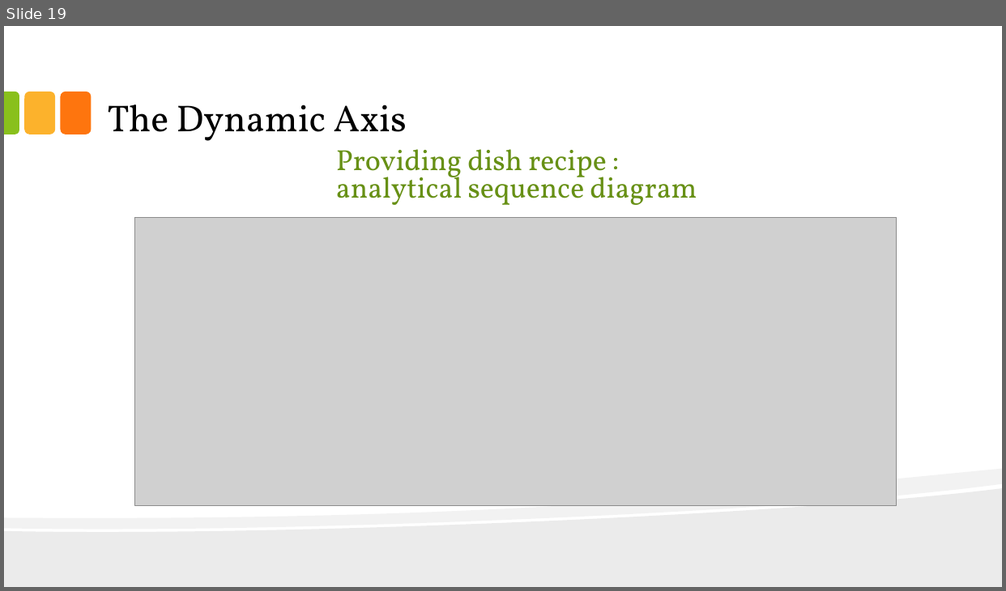
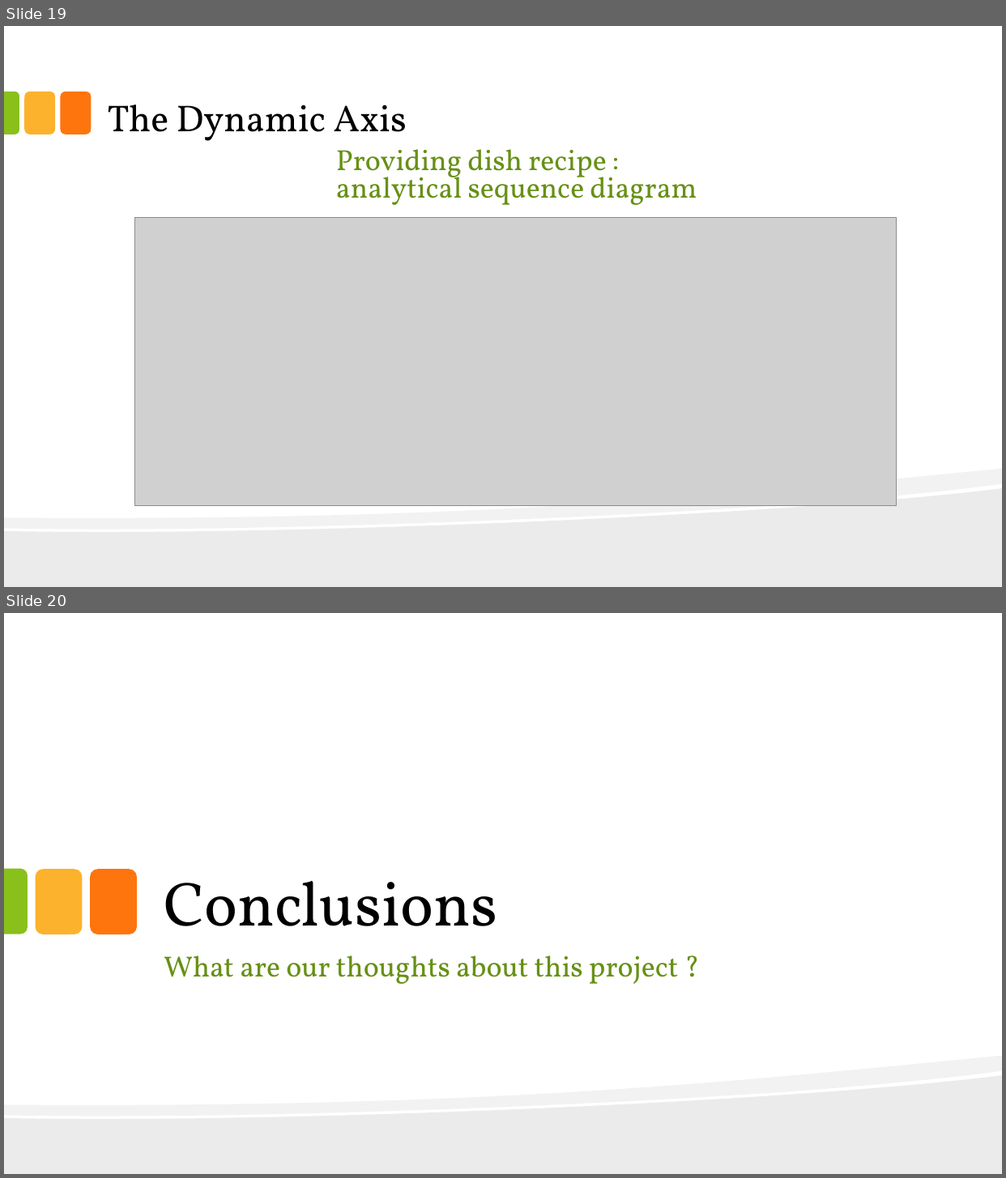
Before and after one commit to thelittlewozniak/iKitchen, a slide deck: Fichiers analyse/IKitchen.pptx. Shown one above the other, each under a label of ours: slide 19 before the commit, slides 19 and 20 after it. The pictures are 1006x591 and 1006x1178 pixels, drawn with LibreOffice and Linux fonts; fonts in the diff are those of the drawing; grey boxes stand for pictures. Boxes give left, top, right and bottom in pixels: in the first picture for what was removed or moved away, otherwise in the second. Text is boxed around its words. In the diff, an @@ line names an element or a change of style, - is before the commit and + after.

```diff
--- a/Fichiers analyse/IKitchen.pptx
+++ b/Fichiers analyse/IKitchen.pptx
@@ slide 20 added at (x1=4, y1=613, x2=1002, y2=1174), background #FFFFFF; not listed: 2 template elements that a slide beside it also shows @@
@@ round same rect added at (x1=4, y1=869, x2=27, y2=934), fill #89C01C @@
@@ rounded rectangle added at (x1=36, y1=869, x2=83, y2=934), fill #FCB22C @@
@@ rounded rectangle added at (x1=90, y1=869, x2=138, y2=934), fill #FE750E @@
@@ title added at (x1=164, y1=881, x2=497, y2=926), 60 pt, text #000000 @@
+Conclusions
@@ text added at (x1=164, y1=956, x2=679, y2=984), 28 pt, text #679015 @@
+What are our thoughts about this project ?
```
Also in this commit, not shown: 1 slide changed, 1 other slide added, 8 other files.
